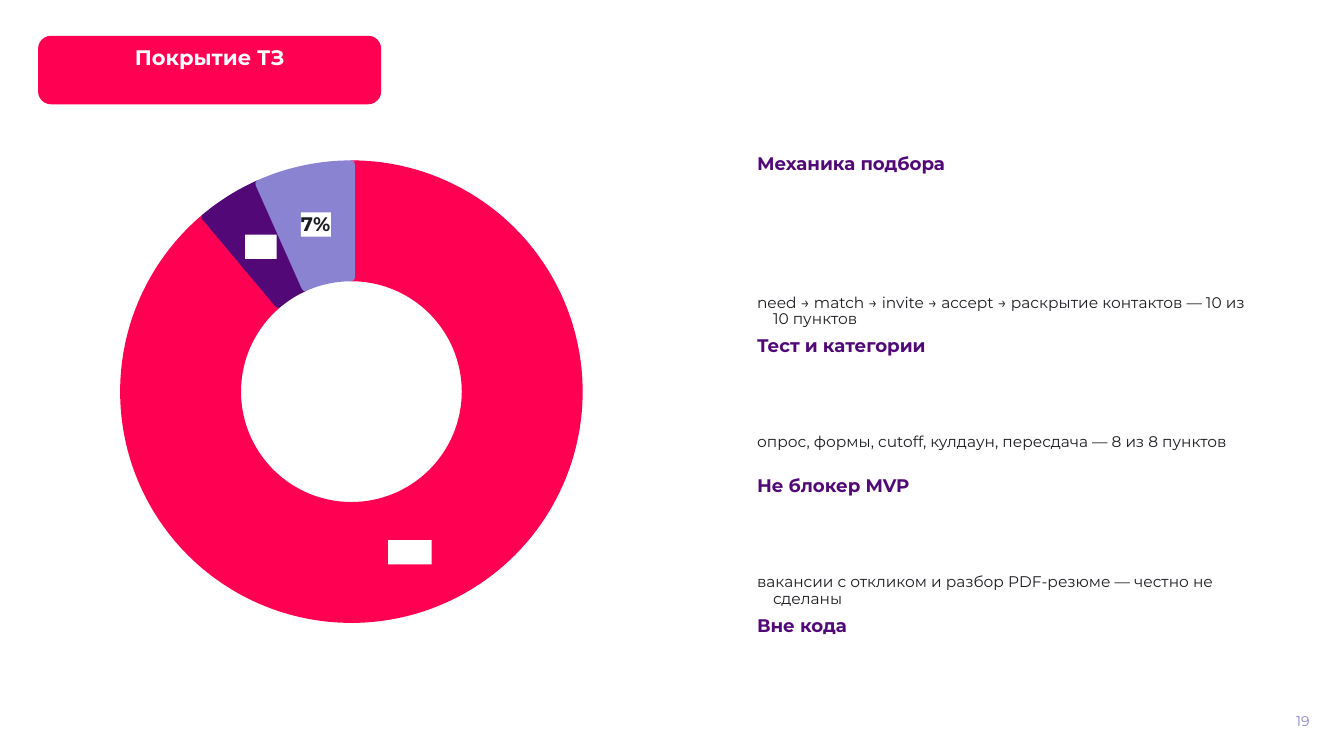
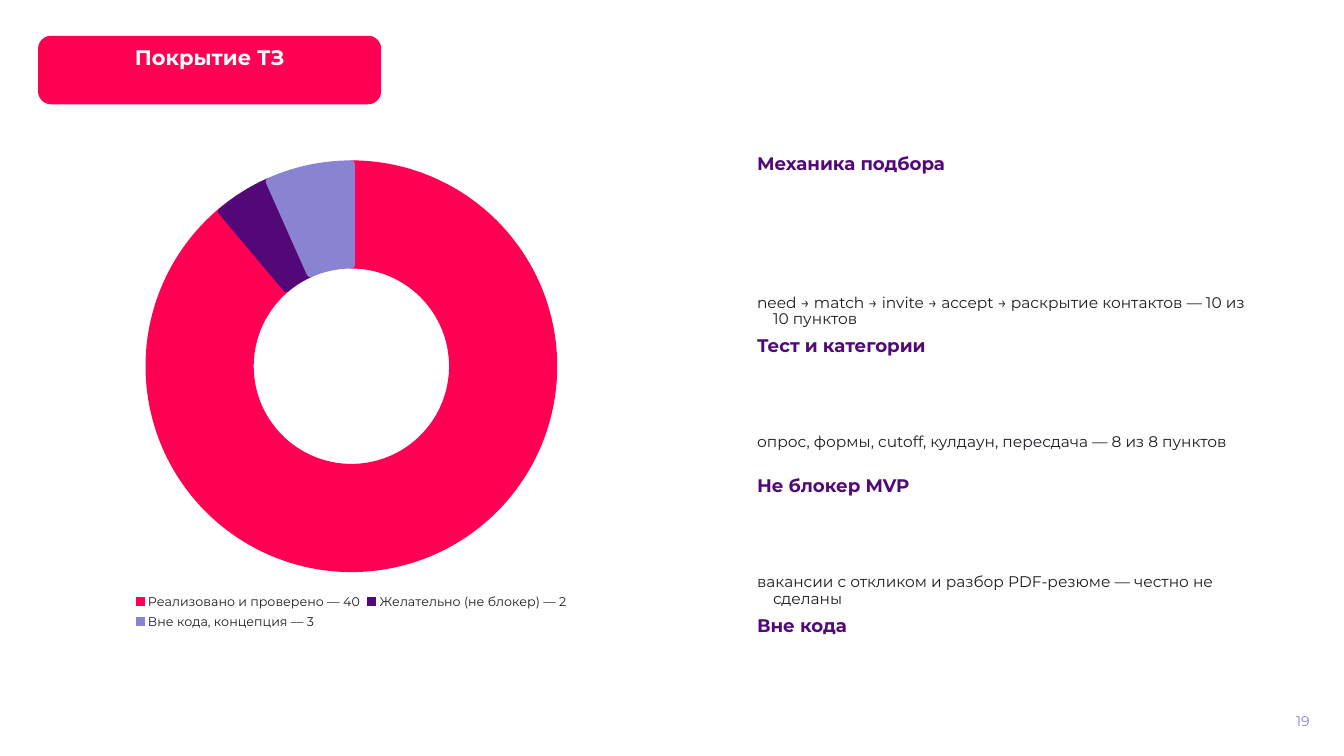
Before and after one commit to BaskovKonstantin/handcheck, a slide deck: slide 19 of docs/presentation/HandCheck-ФСП-2026.pptx. Drawn at 1344x756 pixels with LibreOffice and Linux fonts; fonts in the diff are those of the drawing; background and template pictures are left out. Boxes give left, top, right and bottom in pixels: in the first picture for what was removed or moved away, otherwise in the second. Text is boxed around its words. In the diff, an @@ line names an element or a change of style, - is before the commit and + after.

```diff
--- a/docs/presentation/HandCheck-ФСП-2026.pptx
+++ b/docs/presentation/HandCheck-ФСП-2026.pptx
@@ doughnut chart at (69,150,634,634) @@
-categories: 1, 2, 3
+categories: Реализовано и проверено — 40, Желательно (не блокер) — 2, Вне кода, концепция — 3
@@ data labels of Series 1 removed @@
@@ legend changed @@
@@ lettering changed @@
```
Also in this commit, not shown: 3 other slides changed, 1 slide added, 1 slide removed, 5 other files.
